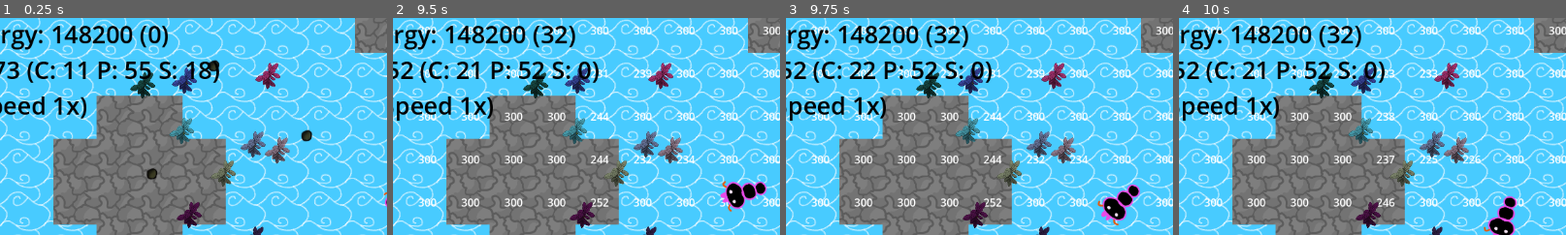
Above: before the commit, frames 1-4 (left to right).
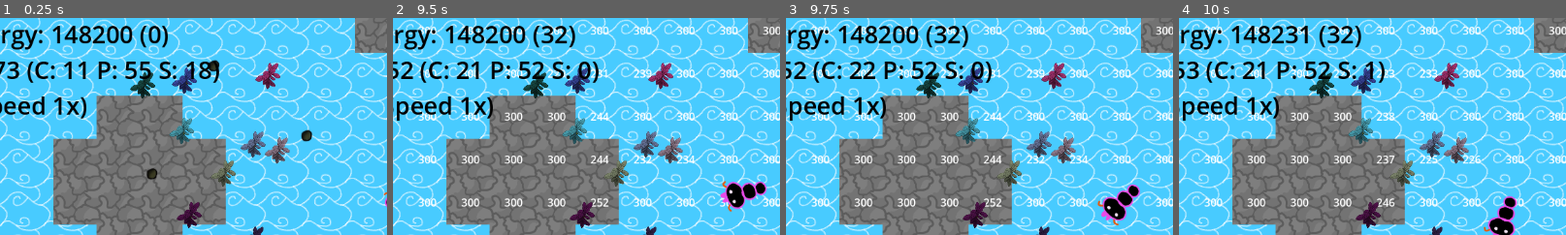
Above: after the commit, the same moments.

Repository: Llyfrs/Evolution-Simulator
Game: Godot game, scene res://main.tscn
The game is run twice, just before and just after one commit, with the same random seed, the same clock (stepped at 60 frames per second) and the same inputs.
Inputs:
- Up to frame 1 (0.25 s): no input
- Up to frame 2 (9.5 s): click "Grass" at 0.5 s; click "Stone" at 1.25 s; click "Water" at 2 s; click "Sand" at 2.75 s; click "Wall" at 3.5 s; click "Select" at 4.25 s; click "Paint" at 5 s; click "Plant" at 5.75 s; click "Creature" at 6.5 s; click "Grass" at 7.25 s; click "Stone" at 8 s; click "Water" at 8.75 s
- Up to frame 3 (9.75 s): click "Sand" at 9.5 s
- Up to frame 4 (10 s): no input
The pictures show only the part of the screen within x 15-65%, y 2-51%; the shares and areas given below are measured in that part.

Frames 1-3 are identical in both runs. In frame 4, 0.7% of the frame differs, in the area x 2-52%, y 3-29%.

Commit message:
something

Diff:
--- a/Scenes/CreatureDNA.gd
+++ b/Scenes/CreatureDNA.gd
@@ -117,7 +117,6 @@
 
 
 func proficiency_tax() -> float:
-
 	var sum = 0
 	for value in tile_efficiency:
 		sum += value
--- a/Scenes/Maps/creature.gd
+++ b/Scenes/Maps/creature.gd
@@ -5,11 +5,13 @@
 
 # Get the gravity from the project settings to be synced with RigidBody nodes.
 var gravity = ProjectSettings.get_setting("physics/2d/default_gravity")
+var seed_sceen = preload("res://seed.tscn") as PackedScene
 
 var dna : CreatureDNA
 
 var energy : float
 var health : float
+
 
 
 var is_immortal : bool = true
@@ -189,8 +191,19 @@
 
 func die():
 
-	if !is_immortal:
-		queue_free()
+	if is_immortal:
+		return
+
+	var sd: Seed = seed_sceen.instantiate() as Seed
+	sd.energy = health + energy
+	sd.global_position = global_position
+
+	## Hopefully this saves some performance, we don't need the food to move
+	get_parent().add_child(sd)
+
+	# print(self.name + ": Died" )
+	EnergyManager.unsubscribe(self)
+	queue_free()
 
 	pass
 
--- a/Scripts/Structures/Processors/ColorProcessor.gd
+++ b/Scripts/Structures/Processors/ColorProcessor.gd
@@ -21,3 +21,16 @@
 
 
 	return false
+
+
+func mutate(frequency : float, strenght : float ):
+
+	var base_change = strenght * 10
+
+	if randf() < frequency:
+		distance = randi_range(distance - base_change, distance + base_change)
+
+
+
+
+	pass
